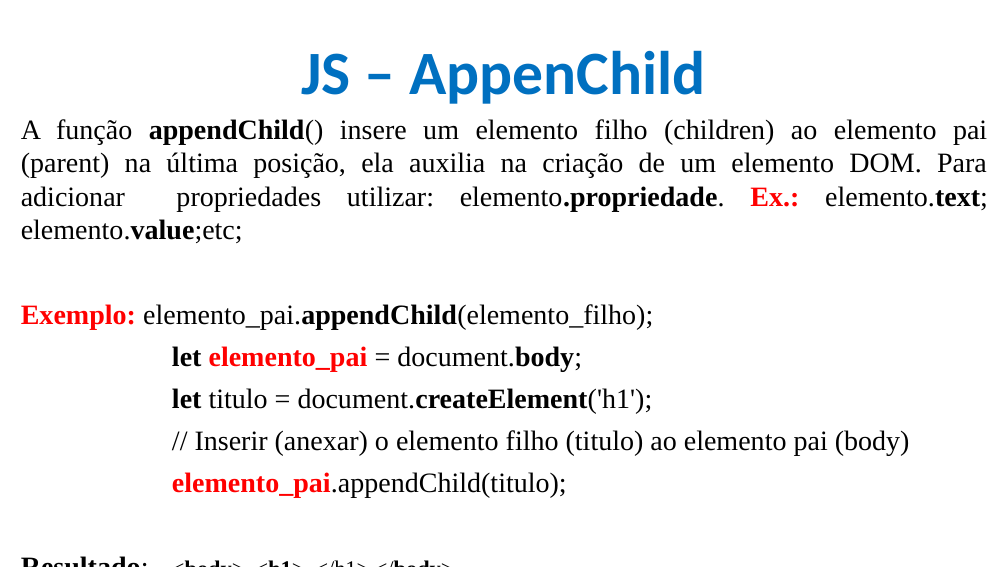
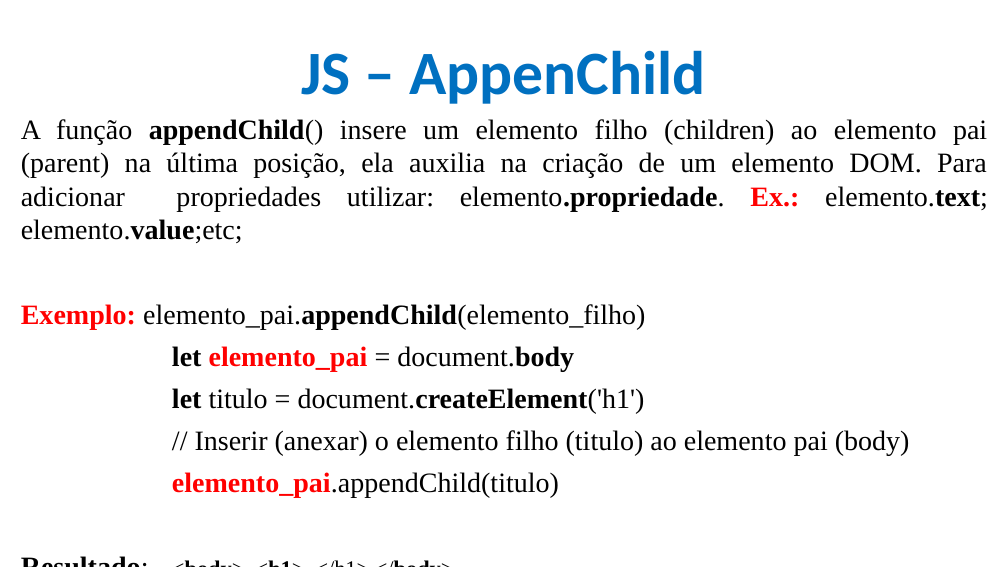
Before and after one commit to CloudEducationBrazil/WydenDesenvolvimentoWebPHP, a slide deck: slide 35 of 01 Classes/Aula 10 Desenvolvimento Web PHP - JS.pptx. Drawn at 1008x567 pixels with LibreOffice and Linux fonts; fonts in the diff are those of the drawing; background and template pictures are left out. Boxes give left, top, right and bottom in pixels: in the first picture for what was removed or moved away, otherwise in the second. Text is boxed around its words. In the diff, an @@ line names an element or a change of style, - is before the commit and + after.

```diff
--- a/01 Classes/Aula 10 Desenvolvimento Web PHP - JS.pptx
+++ b/01 Classes/Aula 10 Desenvolvimento Web PHP - JS.pptx
@@ text at [21, 304, 645, 413]: text changed @@
-Exemplo: elemento_pai.appendChild(elemento_filho);
-let elemento_pai = document.body;
-let titulo = document.createElement('h1');
+Exemplo: elemento_pai.appendChild(elemento_filho)
+let elemento_pai = document.body
+let titulo = document.createElement('h1')
@@ text at [172, 472, 559, 497]: text changed @@
-elemento_pai.appendChild(titulo);
+elemento_pai.appendChild(titulo)
```
Also in this commit, not shown: 2 other slides changed.
